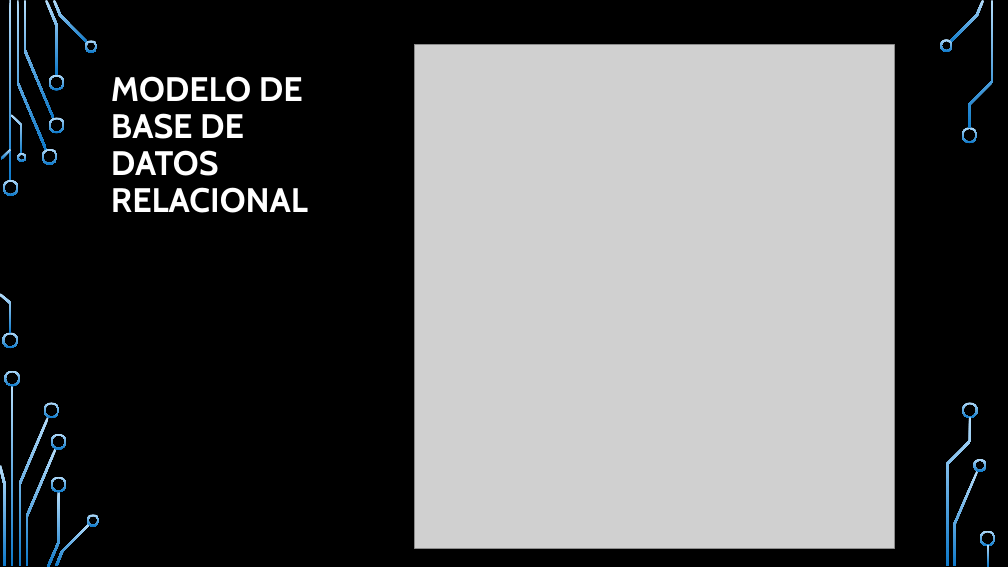
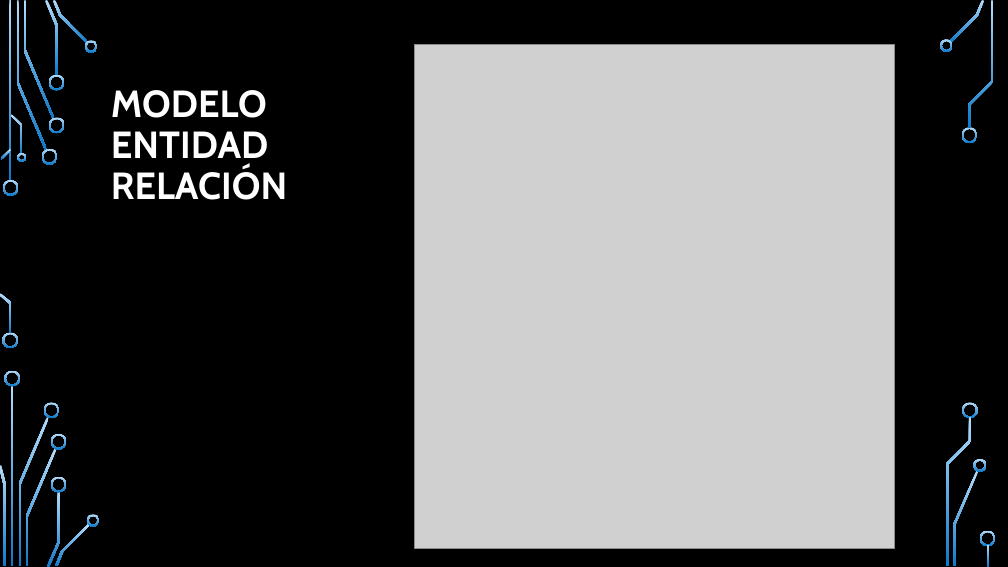
Before and after one commit to rquintero1129/BIS-PROJECT, a slide deck: slide 22 of BIS presentacion.pptx. Drawn at 1008x567 pixels with LibreOffice and Linux fonts; fonts in the diff are those of the drawing; grey boxes stand for pictures; background and template pictures are left out. Boxes give left, top, right and bottom in pixels: in the first picture for what was removed or moved away, otherwise in the second. Text is boxed around its words. In the diff, an @@ line names an element or a change of style, - is before the commit and + after.

```diff
--- a/BIS presentacion.pptx
+++ b/BIS presentacion.pptx
@@ title at bbox=[111, 90, 287, 200]: text changed; size 32.4 to 36 pt @@
-MODELO DE BASE DE DATOS RELACIONAL
+MODELO ENTIDAD RELACIÓN
```
Also in this commit, not shown: 5 other slides changed, 3 slides added, 2 slides removed.
